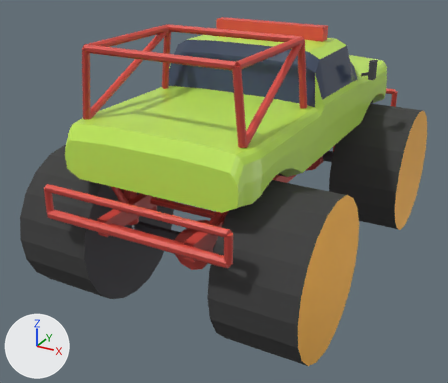
The glTF model models/swamp.glb, before and after one commit.
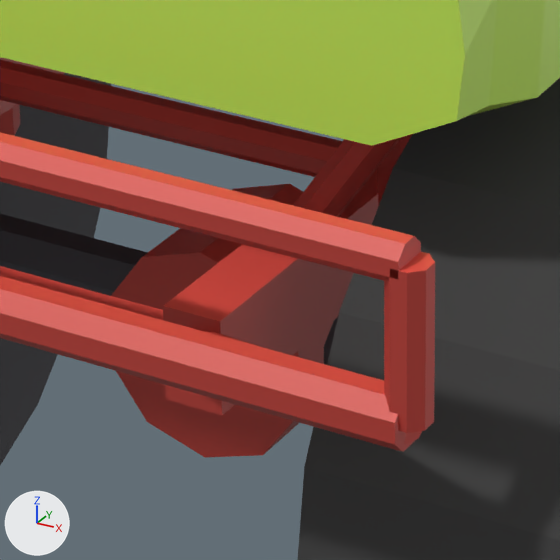
The first picture shows the older version from a 50 mm camera at (2.86, -5.93, 3.6) aimed at (-0.23, -0.31, 0.79). The close-ups show the older and then the newer version on the part from 34% to 57% of the width and 49% to 75% of the height of that picture. Only the edits that show in the close-ups are written down. The lights are fixed; the arrows at lower left show +X, +Y and +Z. Where no turn or scale is listed for an object, it has been applied to the vertices. Vertices at exactly the same position are counted once.

The first close-up shows 'Axle_R', 'Body', 'Frame', 'Wheel_RL', 'Wheel_RR'.
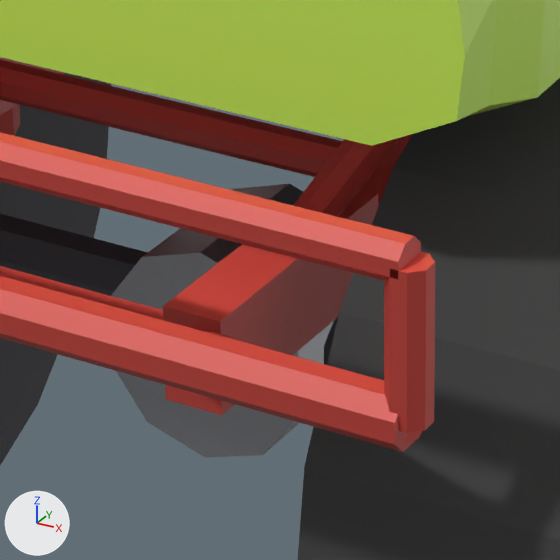
Where the change shows, as pixel boxes [x1, y1, x2, y2] in the close-ups (560 x 560 px):
part 1 of me_axle_r, recoloured (lighter)
    both: [111, 184, 333, 458]
part 2 of me_axle_r, recoloured (lighter)
    both: [111, 253, 299, 458]
part 3 of me_axle_r, recoloured (lighter)
    both: [298, 322, 333, 364]

What changed in the scene script:
```text
Add mat_steel_swamp:
    mat_steel_swamp = bpy.data.materials.new('Steel.Swamp')
    # nodes: BsdfPrincipled, Mix, OutputMaterial, VertexColor
    # colours: grey #aaacb1, mixed with the vertex colours
Change me_axle_r:
    where me_axle_r.from_pydata(...)  # 148 vertices, 252 faces; spans x -0.8..0.8, y -0.24..0.26, z -0.2..0.67
    used by ob_axle_r; location = (0.0, -1.45, 0.75)
    me_axle_r part 1: 36 of the faces centred in x -0.07..0.31, y -0.15..0.15, z -0.19..0.19 switch from mat_frame_swamp to mat_steel_swamp
    me_axle_r part 2: 16 faces centred in x -0.05..0.29, y -0.15..0.05, z -0.19..0.14 are repainted in the vertex colours; the middle colour goes from light grey #cdcdcd to white #ffffff
    me_axle_r part 3: 16 faces centred in x -0.07..0.31, y -0.05..0.15, z -0.14..0.17 are repainted in the vertex colours; the middle colour goes from white #e5e5e5 to white #ffffff
```
